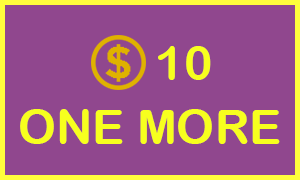
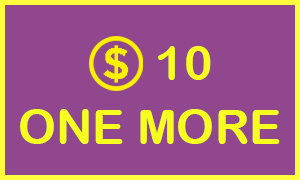
Layers edited between the first and the second 300px x 180px image:
painted on "spr_item_add_coin" over (89, 35, 146, 91)
